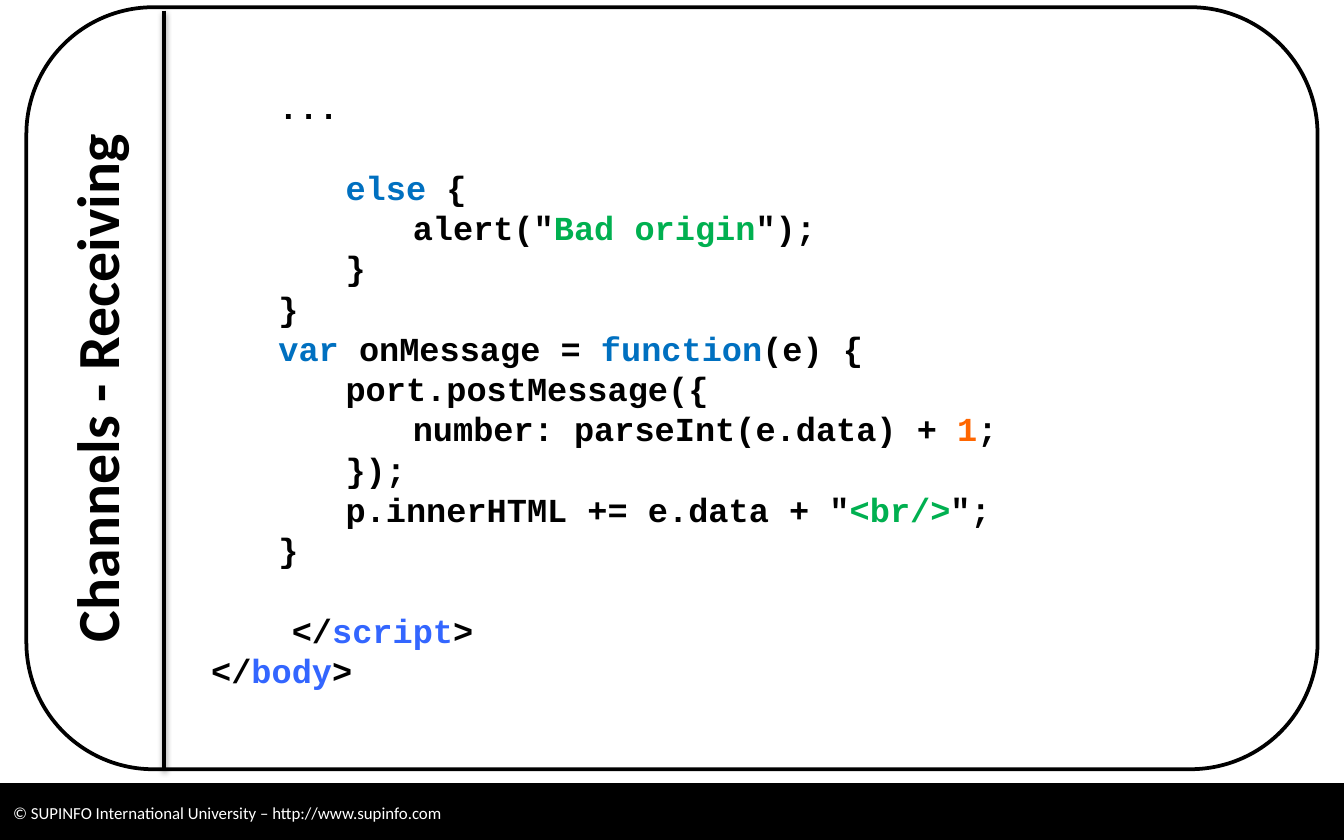
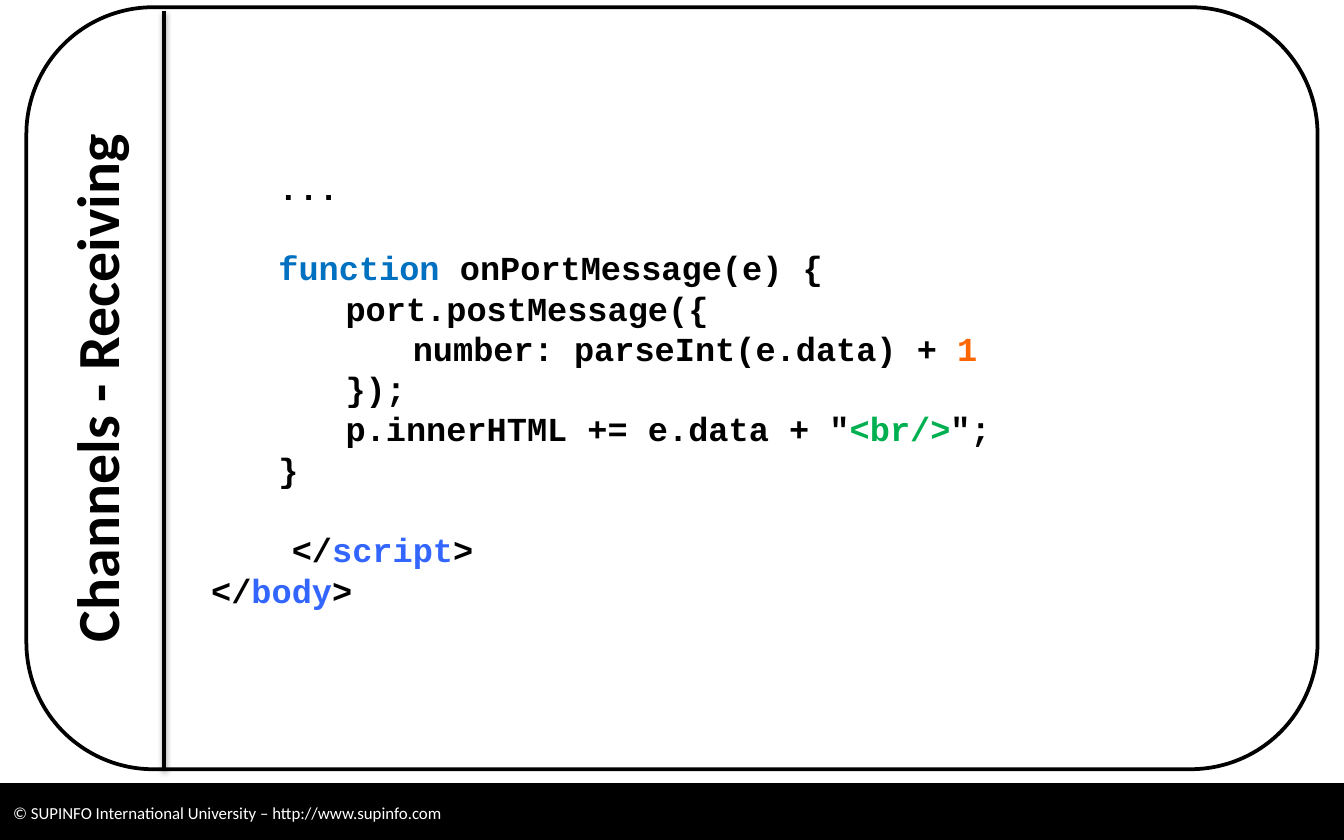
Before and after one commit to CodeCourses/3WEB, a slide deck: slide 18 of 05 - HTML5 - New APIs 1 [RC without Labs].pptx (slide 52 before the commit). Drawn at 1344x840 pixels with LibreOffice and Linux fonts; fonts in the diff are those of the drawing; background and template pictures are left out. Boxes give left, top, right and bottom in pixels: in the first picture for what was removed or moved away, otherwise in the second. Text is boxed around its words. In the diff, an @@ line names an element or a change of style, - is before the commit and + after.

```diff
--- a/05 - HTML5 - New APIs 1 [RC without Labs].pptx
+++ b/05 - HTML5 - New APIs 1 [RC without Labs].pptx
@@ text in rounded rectangle at <box>278,256,783,287</box>: text changed @@
-        else {
-          alert("Bad origin");
-        }
-      }
-      var onMessage = function(e) {
+      function onPortMessage(e) {
@@ text in rounded rectangle at <box>413,336,977,368</box>: text changed @@
-          number: parseInt(e.data) + 1;
+          number: parseInt(e.data) + 1
```
Also in this commit, not shown: 10 other slides changed, 14 slides added, 1 slide removed, 9 other files.
